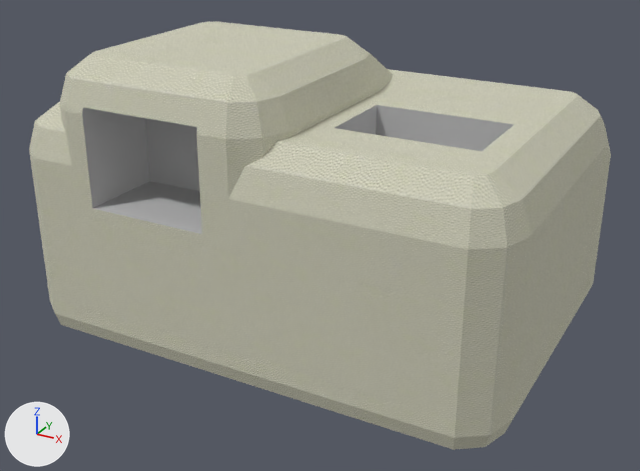
The glTF model assets/models/handdryer-body.gltf: old version first, new version second.
One viewpoint serves both versions: a 50 mm lens placed at (0.212, -0.396, 0.236), pointed at (0.001, -0.013, 0.045). Lighting does not change. The marker at lower left points along +X, +Y and +Z. Where no turn or scale is listed for an object, it has been applied to the vertices.
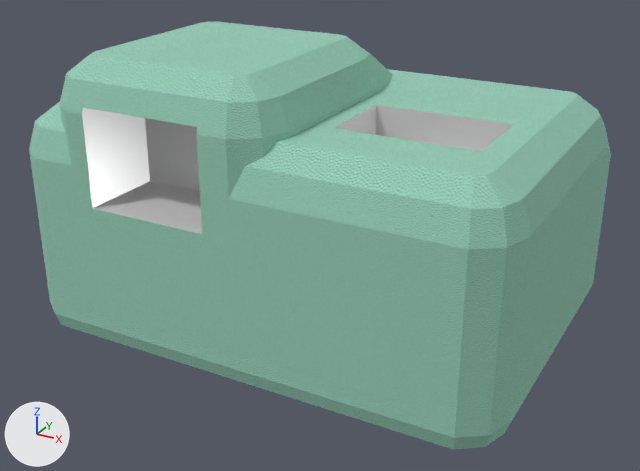
Boxes [x1, y1, x2, y2] around the edits, measured in the pictures (640 x 471 px):
'Mesh_0', recoloured, surface changed (grey to green): [29, 22, 611, 450] in both

The change, as a list of edits to the scene's bpy script:
```text
Change mat_regular:
    mat_regular.base_color: (0.503, 0.503, 0.503) -> (0.803, 0.803, 0.803)  # grey #bcbcbc -> white #e7e7e7
    mat_regular.roughness: 1.0 -> 0.3
Change mat_material_1:
    add n3 = _N.new('ShaderNodeMix'); n3.name = 'Mix'
    add n3.data_type = 'RGBA'
    add n3.blend_type = 'MULTIPLY'
    add n3.inputs[0].default_value = 1.0  # 'Factor'
    add n3.inputs[7].default_value = (0.5, 1.0, 1.0, 1.0)  # 'B', cyan #bcffff
    where n2 = _N.new('ShaderNodeTexImage'); n2.name = 'Image Texture'
    where n0 = _N.new('ShaderNodeBsdfPrincipled'); n0.name = 'Principled BSDF'
    remove _L.new(n2.outputs[0], n0.inputs[0])  # 'Color' to 'Base Color'
    add _L.new(n3.outputs[2], n0.inputs[0])  # 'Result' to 'Base Color'
    add _L.new(n2.outputs[0], n3.inputs[6])  # 'Color' to 'A'
```
